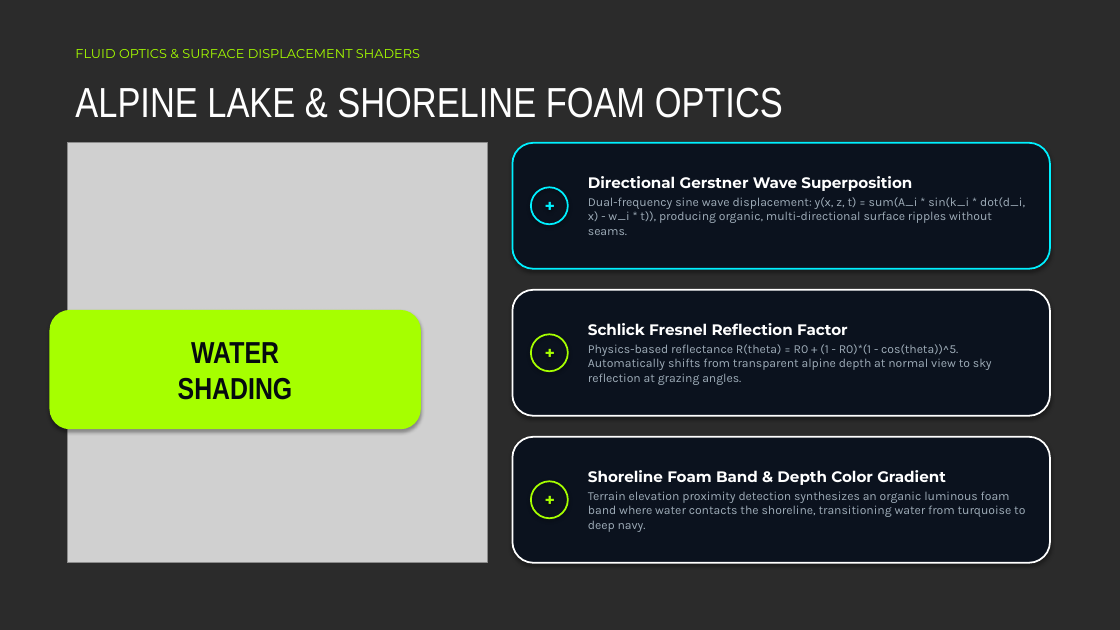
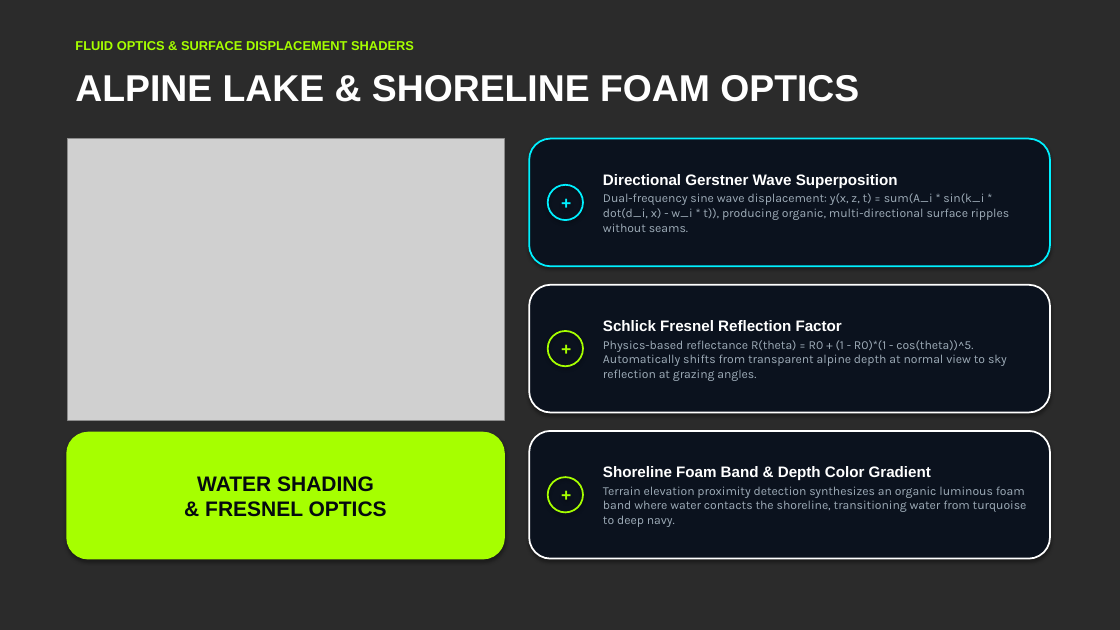
Before and after one commit to duesenbek/mountain-lake-aurora, a slide deck: slide 5 of Final_Presentation_Duisenbek_Agabekuly.pptx. Drawn at 1120x630 pixels with LibreOffice and Linux fonts; fonts in the diff are those of the drawing; grey boxes stand for pictures; background and template pictures are left out; a plain dark background stands for a picture behind light text. Boxes give left, top, right and bottom in pixels: in the first picture for what was removed or moved away, otherwise in the second. Text is boxed around its words. In the diff, an @@ line names an element or a change of style, - is before the commit and + after.

Commit message:
docs: polish slide alignment, apply modern Bahnschrift typography, and add course gratitude

```diff
--- a/Final_Presentation_Duisenbek_Agabekuly.pptx
+++ b/Final_Presentation_Duisenbek_Agabekuly.pptx
@@ text "FLUID OPTICS & SURFACE DISPLACEMENT ...": place and size @@
-text "FLUID OPTICS & SURFACE DISPLACEMENT ..." at (75, 49, 420, 58)
+text "FLUID OPTICS & SURFACE DISPLACEMENT ..." at (75, 41, 414, 50)
@@ text "FLUID OPTICS & SURFACE DISPLACEMENT ..." at (75, 41, 414, 50): font Montserrat to Arial, bold on @@
@@ text "ALPINE LAKE & SHORELINE FOAM ...": place and size @@
-text "ALPINE LAKE & SHORELINE FOAM ..." at (75, 87, 783, 118)
+text "ALPINE LAKE & SHORELINE FOAM ..." at (75, 75, 859, 102)
@@ text "ALPINE LAKE & SHORELINE FOAM ..." at (75, 75, 859, 102): size 36 to 32 pt, font Arial Narrow to Arial, bold on @@
@@ picture: place and size @@
-picture at (67, 143, 487, 563)
+picture at (67, 139, 504, 420)
@@ rounded rectangle: place and size @@
-rounded rectangle at (513, 143, 1050, 269)
+rounded rectangle at (529, 139, 1050, 266)
@@ text "Directional Gerstner Wave Superposition": place and size @@
-text "Directional Gerstner Wave Superposition" at (588, 176, 1025, 235)
+text "Directional Gerstner Wave Superposition" at (603, 174, 1009, 232)
@@ text at (603, 174, 898, 188): font Montserrat to Arial in "Directional Gerstner Wave Superposition" @@
@@ ellipse "+": place and size @@
-ellipse "+" at (531, 187, 568, 224)
+ellipse "+" at (548, 185, 583, 220)
@@ rounded rectangle: place and size @@
-rounded rectangle at (513, 290, 1050, 416)
+rounded rectangle at (529, 285, 1050, 413)
@@ text "Schlick Fresnel Reflection Factor": place and size @@
-text "Schlick Fresnel Reflection Factor" at (588, 323, 992, 385)
+text "Schlick Fresnel Reflection Factor" at (603, 320, 1007, 381)
@@ text at (603, 320, 842, 331): font Montserrat to Arial in "Schlick Fresnel Reflection Factor" @@
@@ ellipse "+": place and size @@
-ellipse "+" at (531, 334, 568, 371)
+ellipse "+" at (548, 331, 583, 366)
@@ rounded rectangle "WATER SHADING & FRESNEL OPTICS": place and size @@
-rounded rectangle "WATER SHADING & FRESNEL OPTICS" at (50, 311, 420, 429)
+rounded rectangle "WATER SHADING & FRESNEL OPTICS" at (67, 433, 504, 559)
@@ rounded rectangle: place and size @@
-rounded rectangle at (513, 437, 1050, 563)
+rounded rectangle at (529, 431, 1050, 559)
@@ text "Shoreline Foam Band & Depth ...": place and size @@
-text "Shoreline Foam Band & Depth ..." at (588, 470, 1025, 532)
+text "Shoreline Foam Band & Depth ..." at (603, 466, 1027, 527)
@@ text in rounded rectangle at (197, 476, 387, 517): text changed; size 26 to 18 pt; font Arial Narrow to Arial @@
-WATER
-SHADING
+WATER SHADING
+& FRESNEL OPTICS
@@ font Montserrat to Arial in 3 elements at (548, 185, 583, 220), (548, 331, 583, 366), (548, 477, 583, 513) @@
@@ ellipse "+": place and size @@
-ellipse "+" at (531, 481, 568, 518)
+ellipse "+" at (548, 477, 583, 513)
@@ text at (603, 466, 931, 480): font Montserrat to Arial in "Shoreline Foam Band & Depth Color Gradient" @@
```
Also in this commit, not shown: 9 other slides changed, 16 other files.
